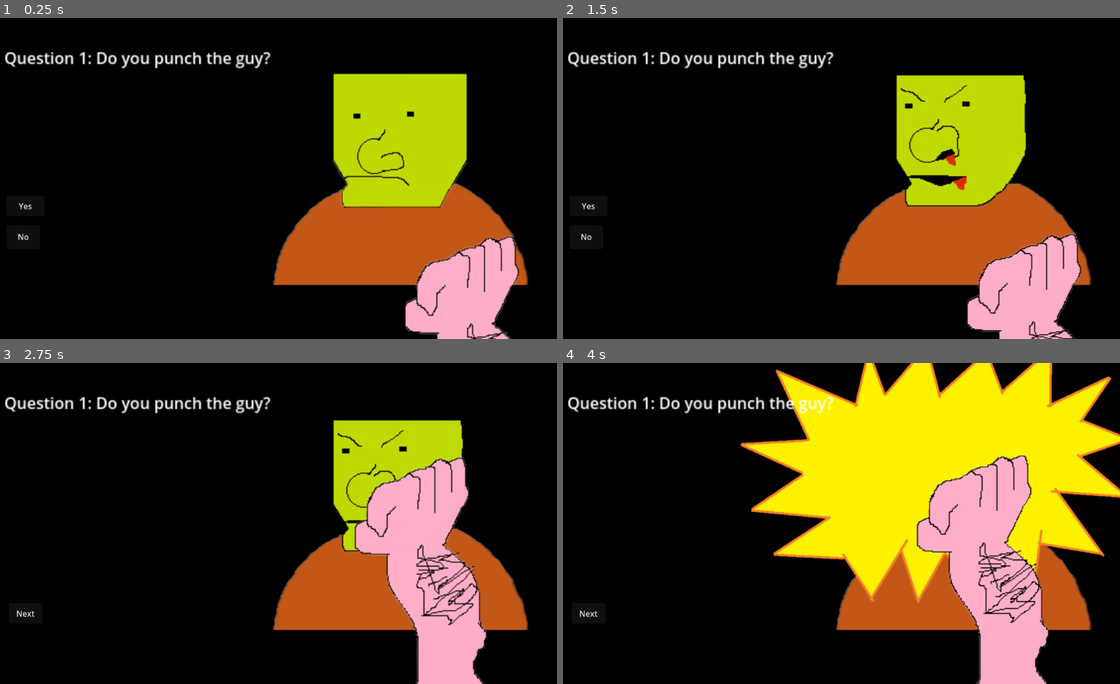
Above: before the commit, frames 1-4 (two rows, left to right).
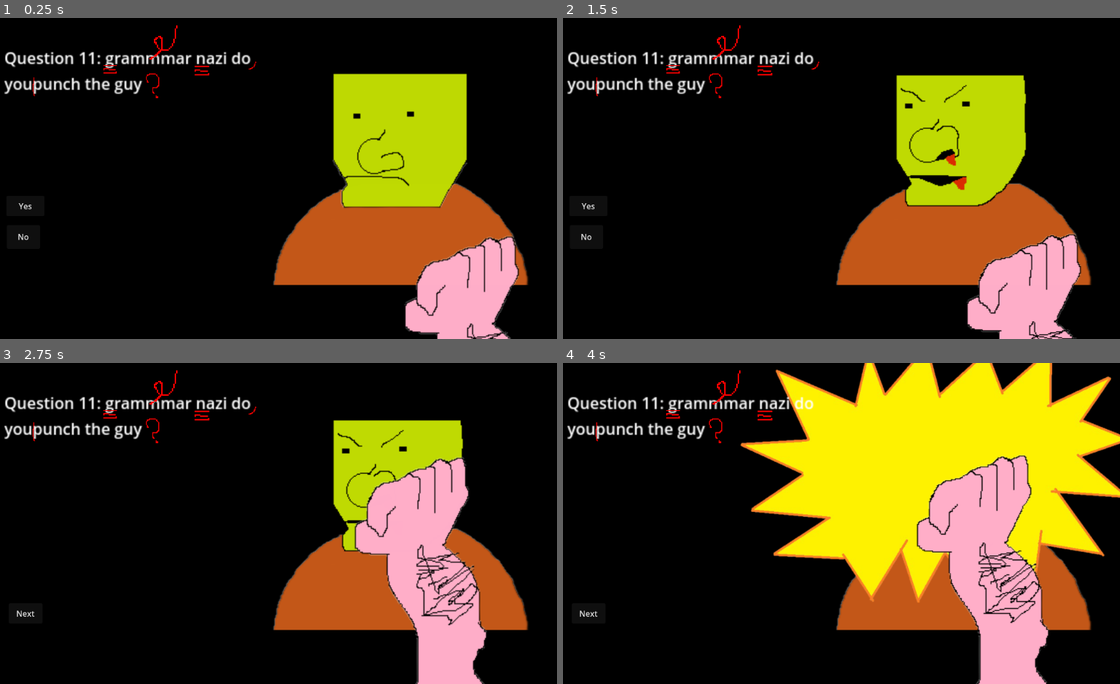
Above: after the commit, the same moments.

Repository: Do-You-Punch-The-Guy-Studios/do-you-punch-the-guy
Game: Godot game, scene res://scenes/the_guy_root_scene.tscn
Same seed, same stepped clock (60 frames per second), same inputs: the game is played once before the commit and once after it.
Inputs:
- Up to frame 1 (0.25 s): no input
- Up to frame 2 (1.5 s): click "Yes" at 0.5 s; click "Next" at 1.25 s
- Up to frame 3 (2.75 s): click "Yes" at 2 s
- Up to frame 4 (4 s): click "Next" at 2.75 s; click "Yes" at 3.5 s

The runs differ from the first frame. In frame 1, 1.7% of the frame differs, in the area x 0-49%, y 2-26%; in frame 2, 1.7%; in frame 3, 1.7%; in frame 4, 1.7%.

Commit message:
more fix

Diff:
--- a/code/do-you-punch-the-guy-main.gd
+++ b/code/do-you-punch-the-guy-main.gd
@@ -88,7 +88,7 @@
 	currentQuestionIndex = nextQuestionIndex
 	nextQuestionIndex = questionIndexes.back()
 	questionIndexes.pop_back()
-	currentQuestionIndex = 1;
+	currentQuestionIndex = 11;
 	currentQuestion = questionInfo[str(currentQuestionIndex)];
 	if(currentQuestionIndex > 1):
 		self.add_child(questionScenes["question" + str(currentQuestionIndex)].instantiate())
--- a/data/questions.json
+++ b/data/questions.json
@@ -1,6 +1,7 @@
 {
 	"1": {
 		"question":"Do you punch the guy?",
+		"isLong": false,
 		"yes": true,
 		"no": true,
 		"option3": false,
@@ -13,6 +14,7 @@
 	},
 	"2": {
 		"question":"A guy walks by with a large bundle of balloons, do you punch the guy?",
+		"isLong": false,
 		"yes": true,
 		"no": true,
 		"option3":false,
@@ -25,6 +27,7 @@
 	},
 	"3": {
 		"question":"You enter a tavern. The bartender gives you a beer. A guy pulls up a chair next to you. Do you punch the guy?",
+		"isLong": false,
 		"yes": true,
 		"no": true,
 		"option3":false,
@@ -37,6 +40,7 @@
 	},
 	"4": {
 		"question":"A guy is sitting with his feet dangling in the pool, eating crackers. Do you punch the guy?",
+		"isLong": false,
 		"yes": true,
 		"no": true,
 		"option3":false,
@@ -49,6 +53,7 @@
 	},
 	"5": {
 		"question":"There is a guy, do you punch the guy?",
+		"isLong": false,
 		"yes": true,
 		"no": true,
 		"option3": "Rutabaga",
@@ -63,6 +68,7 @@
 	},
 	"6": {
 		"question":"You finally, after hours of grinding, made it to the boss guy, do you punch the guy?",
+		"isLong": false,
 		"yes": true,
 		"no": true,
 		"option3":false,
@@ -75,6 +81,7 @@
 	},
 	"7": {
 		"question":"You are at the grocery store, shopping for rutabagas, when a guy grabs the best one. Do you punch the guy?",
+		"isLong": false,
 		"yes": true,
 		"no": true,
 		"option3": false,
@@ -87,6 +94,7 @@
 	},
 	"8": {
 		"question":"A guy is on the jungle gym but you want a turn, do you punch the guy?",
+		"isLong": false,
 		"yes": true,
 		"no": true,
 		"option3": false,
@@ -99,6 +107,7 @@
 	},
 	"9": {
 		"question":"There is a knock at your door, you open the door and there is a guy, do you punch the guy?",
+		"isLong": false,
 		"yes": true,
 		"no": true,
 		"option3": false,
@@ -111,6 +120,7 @@
 	},
 	"10": {
 		"question":"Oh man, it's Gary what an asshole, do you punch the guy?",
+		"isLong": false,
 		"yes": true,
 		"no": false,
 		"option3": false,
@@ -123,6 +133,7 @@
 	},
 	"11": {
 		"question":"grammmar nazi do youpunch the guy",
+		"isLong": false,
 		"yes": true,
 		"no": true,
 		"option3": false,
@@ -135,6 +146,7 @@
 	},
 	"12": {
 		"question":"June 28, 1997 Tyson vs Holyfield, Tyson comes in on the aggressive, do you punch the guy?",
+		"isLong": false,
 		"yes": true,
 		"no": true,
 		"option3": false,
@@ -147,6 +159,7 @@
 	},
 	"13": {
 		"question":"A purple dinosaur guy sings \"I love you, you love me...\" Do you punch the G-U-Y, with a big fat fist in the face from me to you!",
+		"isLong": false,
 		"yes": true,
 		"no": true,
 		"option3": false,
@@ -159,6 +172,7 @@
 	},
 	"14": {
 		"question":"It's totally pitch black, you hear a guy behind you, do you punch the guy?",
+		"isLong": false,
 		"yes": true,
 		"no": true,
 		"option3": false,
@@ -171,6 +185,7 @@
 	},
 	"15": {
 		"question":"A baby guy has an ice cream, do you punch the guy?",
+		"isLong": false,
 		"yes": true,
 		"no": true,
 		"option3":"YOU MONSTER!",
@@ -185,6 +200,7 @@
 	},
 	"16": {
 		"question":"Darkness falls, you are home alone. Crickets chirp all around your house. Suddenly the power goes out. Th …(342 unchanged characters)…
+		"isLong": true,
 		"yes": true,
 		"no": true,
 		"option3": false,
--- a/scenes/the_guy_root_scene.tscn
+++ b/scenes/the_guy_root_scene.tscn
@@ -59,16 +59,16 @@
 texture = ExtResource("7_kir64")
 
 [node name="ScrollContainer" type="ScrollContainer" parent="."]
-custom_minimum_size = Vector2(600, 250)
+custom_minimum_size = Vector2(300, 150)
 offset_left = 39.0
 offset_top = 57.0
-offset_right = 644.0
-offset_bottom = 298.0
+offset_right = 364.5
+offset_bottom = 207.0
 scale = Vector2(2, 2)
 
 [node name="Question" type="Label" parent="ScrollContainer"]
 z_index = 10
-custom_minimum_size = Vector2(600, 250)
+custom_minimum_size = Vector2(300, 150)
 layout_mode = 2
 text = "Question X: BLAH NLAH BLAH, Do you Punch the Guy?"
 autowrap_mode = 3
